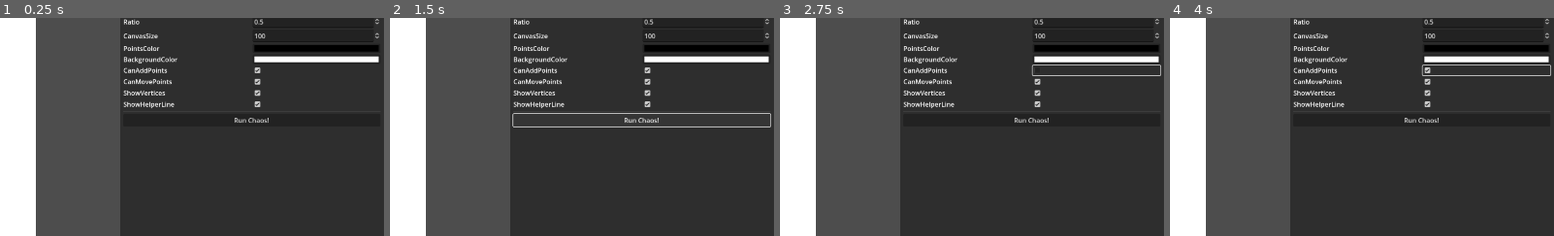
Above: before the commit, frames 1-4 (left to right).
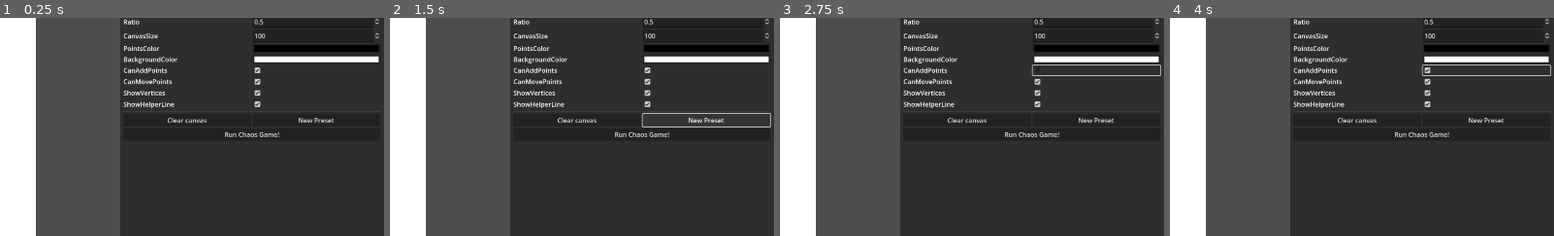
Above: after the commit, the same moments.

Repository: VojtaStruhar/chaos-game
Game: Godot game, scene res://main.tscn
The game is run twice, just before and just after one commit, with the same random seed, the same clock (stepped at 60 frames per second) and the same inputs.
Inputs (mouse positions are % of the whole screen's width and height, from its top left):
- Up to frame 1 (0.25 s): no input
- Up to frame 2 (1.5 s): click (74, 34) at 0.5 s, where only the run after the commit has a clickable "Clear canvas"; click (91, 34) at 1.25 s, where only the run after the commit has a clickable "New Preset"
- Up to frame 3 (2.75 s): click (91, 23) at 2.02 s
- Up to frame 4 (4 s): click "Run Chaos!" (after the commit: "Run Chaos Game!") at 2.75 s; click (91, 23) at 3.52 s
The pictures show only the part of the screen within x 50-100%, y 11-61%; the shares and areas given below are measured in that part.

The runs differ from the first frame. In frame 1, 0.6% of the frame differs, in the area x 43-87%, y 45-55%; in frame 2, 1.1%, in the area x 31-87%, y 43-55%; in frame 3, 0.6%; in frame 4, 0.6%.

Commit message:
Canvas moves when viewport changes size

Diff:
--- a/main.gd
+++ b/main.gd
@@ -7,7 +7,7 @@
 var game_image: Image
 
 @onready var mouse_detect: MouseDetect = %MouseDetect
-## Turned ON when mouse enters one of the vertex handles
+## Turned OFF when mouse enters one of the vertex handles
 var should_add_points: bool = true
 
 @onready var helper_line: Line2D = %Game/HelperLine
@@ -17,6 +17,8 @@
 @onready var panel_tool: MarginContainer = %Tool
 @onready var panel_presets: MarginContainer = %Presets
 @onready var run_chaos_button: Button = %RunChaosButton
+@onready var clear_canvas_button: Button = %ClearCanvasButton
+@onready var new_preset_button: Button = %NewPresetButton
 
 
 const VERTEX_HANDLE = preload("res://vertex_handle.tscn")
@@ -28,10 +30,17 @@
 		assign_preset(ChaosPreset.new())
 
 	run_chaos_button.pressed.connect(run_chaos_game)
+	clear_canvas_button.pressed.connect(clear_canvas)
+	new_preset_button.pressed.connect(func(): assign_preset(ChaosPreset.new()))
 
 	panel_presets.on_preset_selected.connect(func(p):
 		assign_preset(p)
 		run_chaos_game()
+	)
+
+	get_viewport().size_changed.connect(func():
+		var vp_rect: Rect2 = get_viewport_rect()
+		game_sprite.position = Vector2(vp_rect.size.y / 2, vp_rect.size.y / 2)
 	)
 
 	mouse_detect.on_add_point.connect(add_point)
--- a/main.tscn
+++ b/main.tscn
@@ -50,10 +50,25 @@
 [node name="StaticButtons" type="VBoxContainer" parent="CanvasLayer/SidePanel/TabContainer/Tool/VBoxContainer"]
 layout_mode = 2
 
+[node name="HBoxContainer" type="HBoxContainer" parent="CanvasLayer/SidePanel/TabContainer/Tool/VBoxContainer/StaticButtons"]
+layout_mode = 2
+
+[node name="ClearCanvasButton" type="Button" parent="CanvasLayer/SidePanel/TabContainer/Tool/VBoxContainer/StaticButtons/HBoxContainer"]
+unique_name_in_owner = true
+layout_mode = 2
+size_flags_horizontal = 3
+text = "Clear canvas"
+
+[node name="NewPresetButton" type="Button" parent="CanvasLayer/SidePanel/TabContainer/Tool/VBoxContainer/StaticButtons/HBoxContainer"]
+unique_name_in_owner = true
+layout_mode = 2
+size_flags_horizontal = 3
+text = "New Preset"
+
 [node name="RunChaosButton" type="Button" parent="CanvasLayer/SidePanel/TabContainer/Tool/VBoxContainer/StaticButtons"]
 unique_name_in_owner = true
 layout_mode = 2
-text = "Run Chaos!"
+text = "Run Chaos Game!"
 
 [node name="Presets" type="MarginContainer" parent="CanvasLayer/SidePanel/TabContainer"]
 unique_name_in_owner = true
